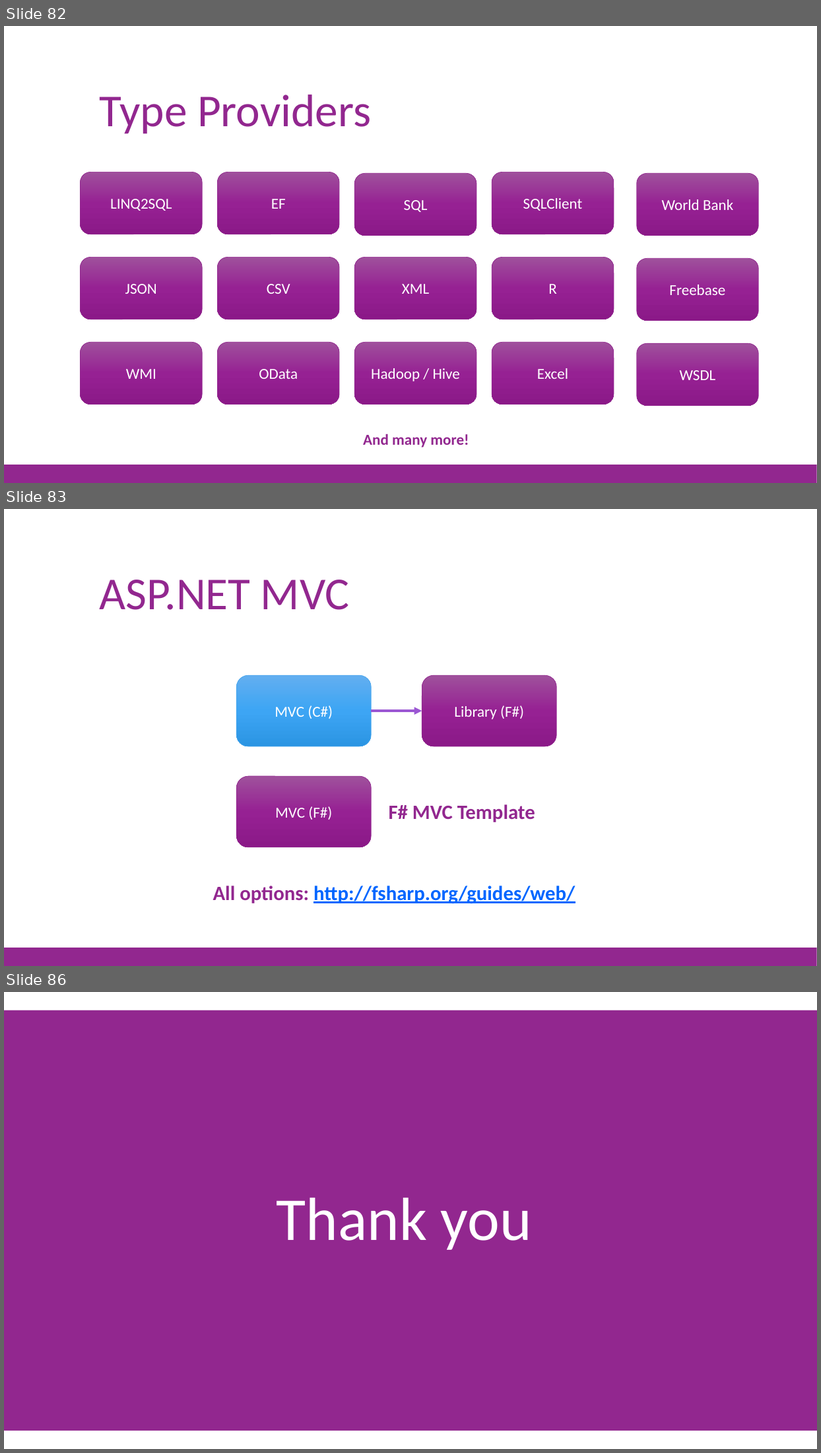
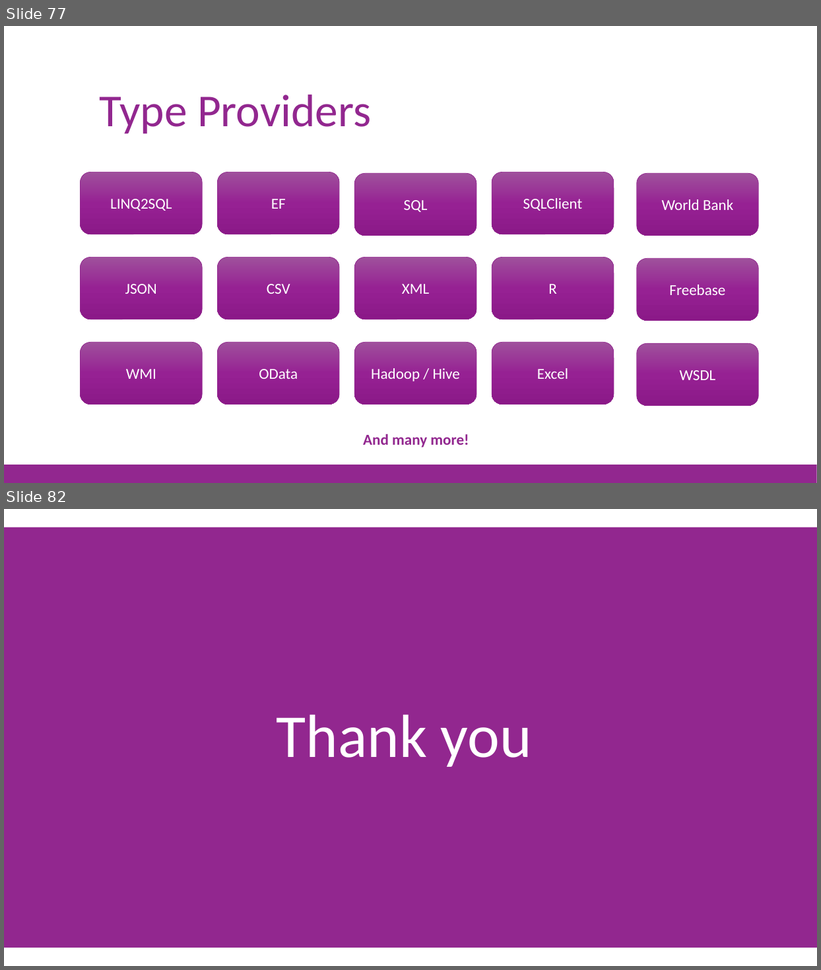
Before and after one commit to jorgef/fsharpworkshop, a slide deck: FSharpWorkshop_Slides.pptx. Shown one above the other, each under a label of ours: slides 82, 83 and 86 before the commit, slides 77 and 82 after it; the slides between them are not shown. The pictures are 821x1453 and 821x970 pixels, drawn with LibreOffice and Linux fonts; fonts in the diff are those of the drawing. Boxes give left, top, right and bottom in pixels: in the first picture for what was removed or moved away, otherwise in the second. Text is boxed around its words. In the diff, an @@ line names an element or a change of style, - is before the commit and + after.

```diff
--- a/FSharpWorkshop_Slides.pptx
+++ b/FSharpWorkshop_Slides.pptx
@@ slide 83 removed at <box>4,509,817,966</box>, background #FFFFFF; not listed: 1 template element that a slide beside it also shows @@
@@ title removed at <box>100,580,350,610</box> @@
-ASP.NET MVC
@@ rounded rectangle removed at <box>236,675,371,747</box> @@
-MVC (C#)
@@ rounded rectangle removed at <box>422,675,556,747</box> @@
-Library (F#)
@@ arrow removed from (371, 711) to (422, 711) @@
@@ rounded rectangle removed at <box>236,776,371,848</box> @@
-MVC (F#)
@@ text removed at <box>389,805,535,823</box> @@
-F# MVC Template
@@ text removed at <box>213,886,575,904</box> @@
-All options: http://fsharp.org/guides/web/
@@ what was slide 82 is now slide 77 @@
@@ what was slide 86 is now slide 82 @@
```
Also in this commit, not shown: 10 slides changed, 1 slide added, 4 other slides removed, 1 other file.
